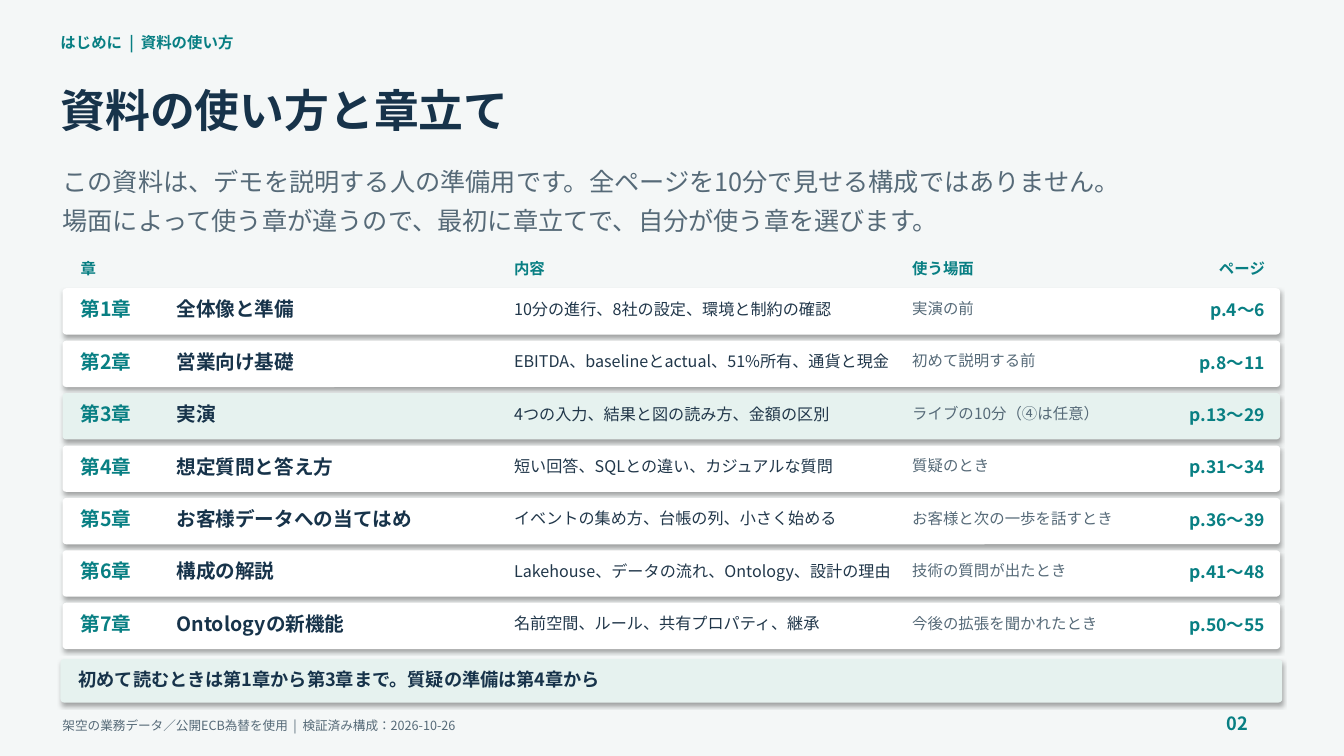
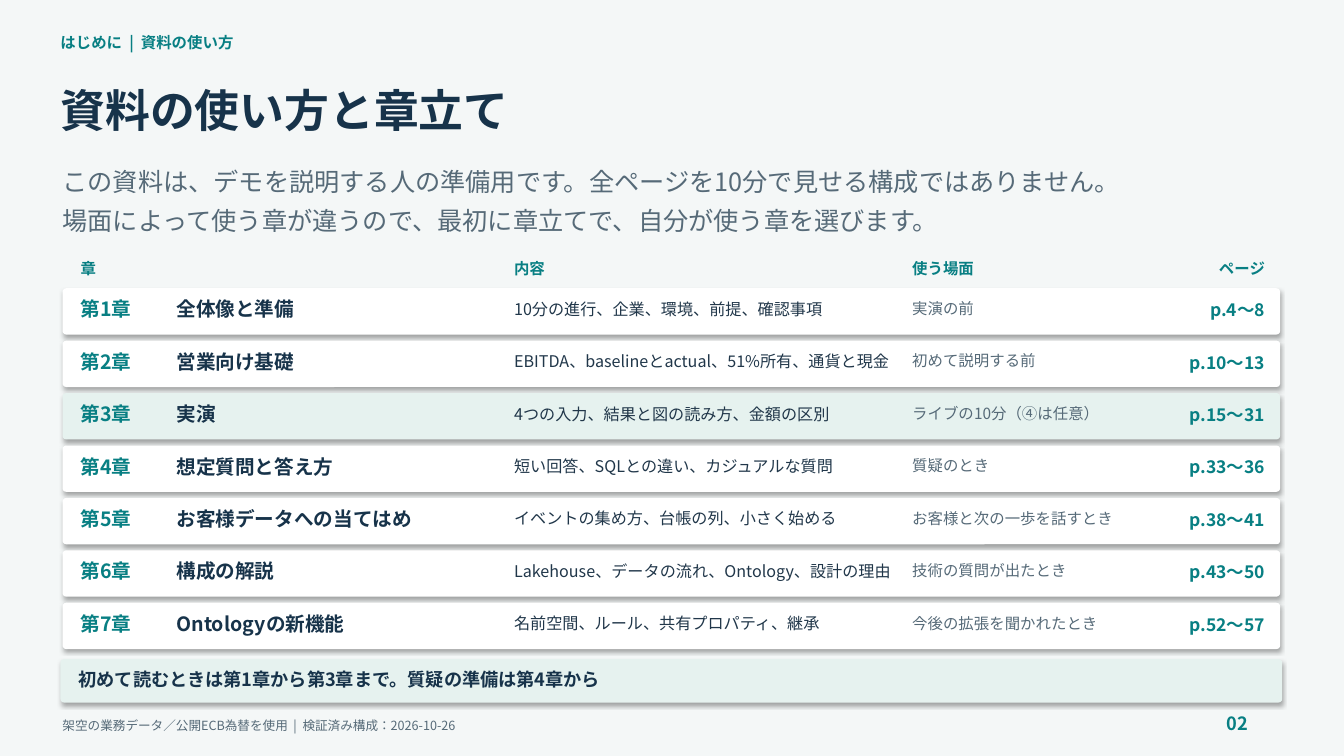
Before and after one commit to c-nova/FabricOntology_Trading, a slide deck: slide 2 of decks/TradingOntology_Demo_Presenter_Guide_JA.pptx. Drawn at 1344x756 pixels with LibreOffice and Linux fonts; fonts in the diff are those of the drawing. Boxes give left, top, right and bottom in pixels: in the first picture for what was removed or moved away, otherwise in the second. Text is boxed around its words. In the diff, an @@ line names an element or a change of style, - is before the commit and + after.

```diff
--- a/decks/TradingOntology_Demo_Presenter_Guide_JA.pptx
+++ b/decks/TradingOntology_Demo_Presenter_Guide_JA.pptx
@@ text at (514,301,822,317): text changed @@
-10分の進行、8社の設定、環境と制約の確認
+10分の進行、企業、環境、前提、確認事項
@@ text at (1210,303,1265,320): text changed @@
-p.4〜6
+p.4〜8
@@ text at (1190,356,1265,373): text changed @@
-p.8〜11
+p.10〜13
@@ text at (1190,408,1265,425): text changed @@
-p.13〜29
+p.15〜31
@@ text at (1190,460,1265,477): text changed @@
-p.31〜34
+p.33〜36
@@ text at (1190,513,1265,530): text changed @@
-p.36〜39
+p.38〜41
@@ text at (1190,565,1265,582): text changed @@
-p.41〜48
+p.43〜50
@@ text at (1190,618,1265,635): text changed @@
-p.50〜55
+p.52〜57
```
Also in this commit, not shown: 52 other slides changed, 2 slides added, 4 other files.
